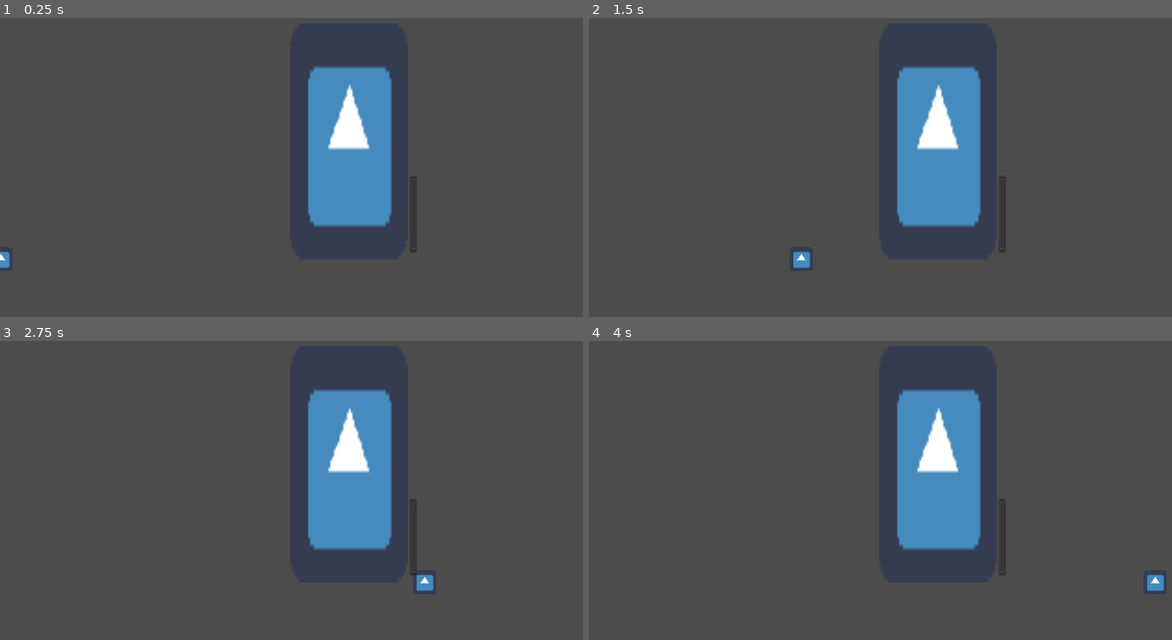
Above: before the commit, frames 1-4 (two rows, left to right).
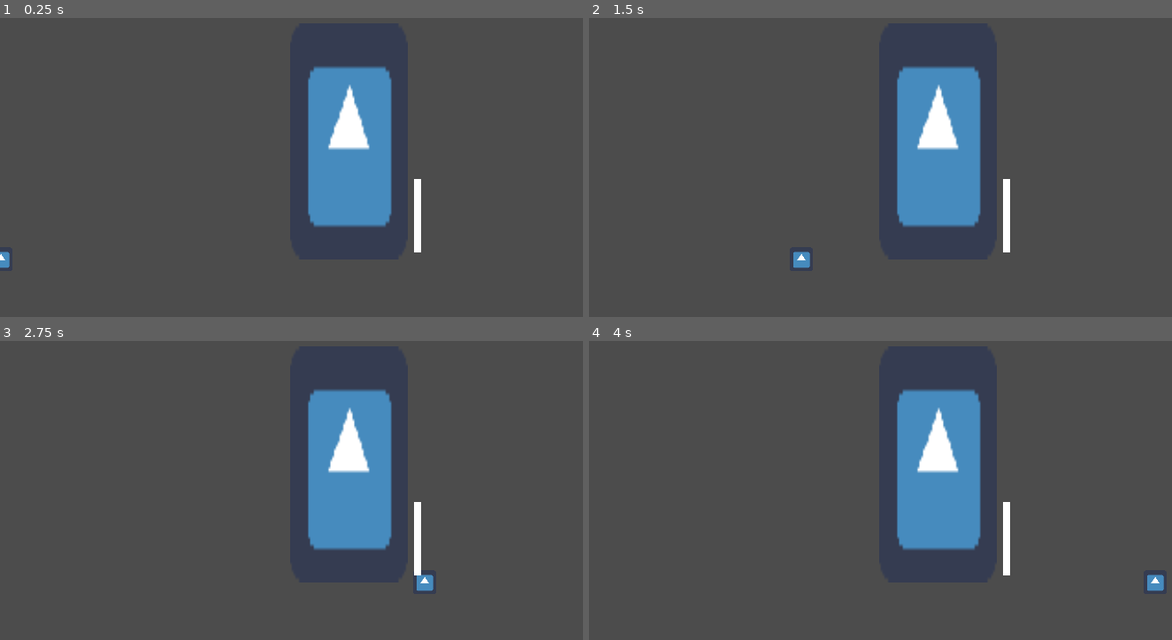
Above: after the commit, the same moments.

Repository: yimmit303/Creepy_Clown_Carnival
Game: Godot game, scene res://Minigames/Skeeball Game/Skeeball Game.tscn
Two runs of this game, one before a commit and one after it. Both use one fixed random seed, a clock stepped at 60 frames per second and the inputs below. This scene is started directly instead of the project's main scene. The engine's default icon, where the game draws it, is replaced by a stand-in: a white triangle on a blue panel in a dark square.
Inputs (mouse positions are in pixels of both pictures, inside the frame that each line leads up to):
- Up to frame 1 (0.25 s): no input
- Up to frame 2 (1.5 s): tap Enter at 0.5 s; move the mouse to (1096, 140) at 0.52 s; hold D (move_right) 0.53-1.28 s; tap E (select) at 0.6, 1.35 s; click (1096, 140) at 0.67 s; tap Space (move_jump) at 0.77, 1.25 s; move the mouse to (798, 179) at 1.27 s; hold S (move_back) from 1.28 s (still down)
- Up to frame 3 (2.75 s): tap Space (move_jump) at 1.52 s; tap Enter at 2 s; move the mouse to (425, 394) at 2.02 s; release S (move_back) at 2.03 s; hold D (move_right) from 2.03 s (still down); tap E (select) at 2.1 s
- Up to frame 4 (4 s): tap Space (move_jump) at 2.75, 3.02, 3.77 s; move the mouse to (909, 562) at 2.77 s; release D (move_right) at 2.78 s; hold W (move_forward) 2.78-3.53 s; tap E (select) at 2.85, 3.6 s; click (909, 562) at 2.92 s; tap Enter at 3.5 s; move the mouse to (1154, 544) at 3.52 s; hold A (move_left) from 3.53 s (still down)

The runs differ from the first frame. In frame 1, 0.3% of the frame differs, in the area x 70-73%, y 53-79%; in frame 2, 0.3%; in frame 3, 0.3%; in frame 4, 0.3%.

Commit message:
fixed skeeball power bar

Diff:
--- a/Minigames/Skeeball Game/ProgressBar.gd
+++ b/Minigames/Skeeball Game/ProgressBar.gd
@@ -1,4 +1,4 @@
-extends ProgressBar
+extends TextureProgress
 
 signal shoot(value)
 
@@ -12,16 +12,14 @@
 			total = 100
 	if not charge:
 		total = 0
-	self.percent_visible = total
+	self.value = total
 
 
 func _on_Skeeball_Spawner_charging():
-	print_debug("AAAAAAAAAA")
 	charge = true
 
 
 func _on_Skeeball_Spawner_not_charging():
 	charge = false
-	print_debug(total)
 	emit_signal("shoot", total)
 	total = 0
--- a/Minigames/Skeeball Game/Skeeball Game.tscn
+++ b/Minigames/Skeeball Game/Skeeball Game.tscn
@@ -1,9 +1,10 @@
-[gd_scene load_steps=5 format=2]
+[gd_scene load_steps=6 format=2]
 
 [ext_resource path="res://Minigames/Skeeball Game/Skeeball Game.gd" type="Script" id=1]
 [ext_resource path="res://Minigames/Skeeball Game/Skeeball_Spawner.tscn" type="PackedScene" id=2]
 [ext_resource path="res://Minigames/Skeeball Game/Skeeball_Ramp.tscn" type="PackedScene" id=3]
 [ext_resource path="res://Minigames/Skeeball Game/ProgressBar.gd" type="Script" id=4]
+[ext_resource path="res://Minigames/Effects/one.png" type="Texture" id=5]
 
 [node name="Skeeball Game" type="Node2D"]
 script = ExtResource( 1 )
@@ -14,12 +15,16 @@
 [node name="Skeeball_Spawner" parent="." instance=ExtResource( 2 )]
 position = Vector2( 945.167, 808.381 )
 
-[node name="ProgressBar" type="ProgressBar" parent="."]
-margin_left = 1110.72
-margin_top = 581.322
-margin_right = 1114.72
-margin_bottom = 595.322
-rect_scale = Vector2( 5, 15 )
+[node name="ProgressBar" type="TextureProgress" parent="."]
+margin_left = 1122.99
+margin_top = 590.489
+margin_right = 1123.99
+margin_bottom = 591.489
+rect_scale = Vector2( 20, 200 )
+texture_under = ExtResource( 5 )
+texture_progress = ExtResource( 5 )
+fill_mode = 3
+tint_progress = Color( 0.988235, 0.729412, 0, 1 )
 script = ExtResource( 4 )
 __meta__ = {
 "_edit_use_anchors_": false
Binary file added: Minigames/Effects/one.png
Not shown, added: Minigames/Effects/one.png.import
